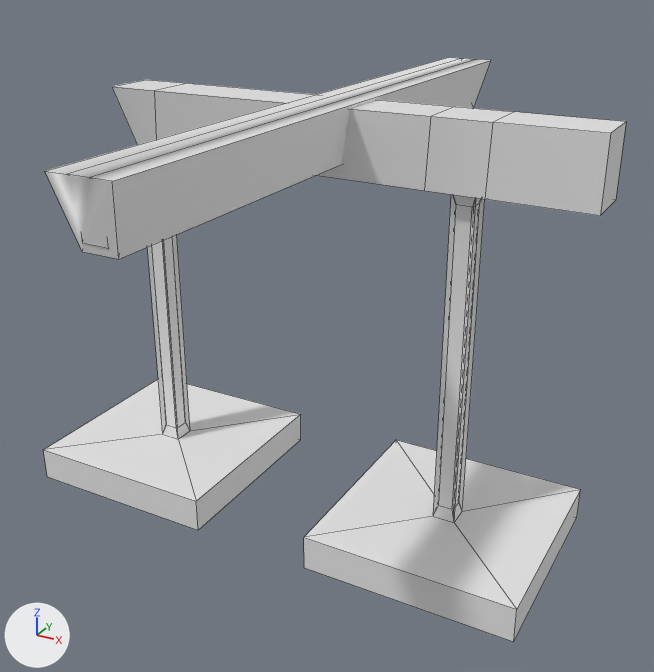
The FBX model Marks Unleashed/Assets/Models/plataformas.fbx as it was, and as the next commit left it.
Rendered twice from a 50 mm lens placed at (6.2, -3.65, 5.63), pointed at (2.08, 3.84, 1.89). The lights are fixed; the arrows at lower left show +X, +Y and +Z. The first picture is the older version. Mesh edges are drawn as thin lines.

Before the edit, the objects in view are built like this:
```python
me_cube_006 = bpy.data.meshes.new('Cube.006')
me_cube_006.from_pydata(...)  # 16 vertices, 15 faces; spans x -0.28..0.28, y -3.4..3.4, z -0.28..0.28
me_cube_008 = bpy.data.meshes.new('Cube.008')
me_cube_008.from_pydata(...)  # 80 vertices, 75 faces; spans x -3.08..2.74, y -1.09..1.09, z -2.11..2.32
# before: 12 (-2.26, -0.27, 2.32) at pixel (111, 86), 13 (-2.26, 0.27, 2.32) at pixel (146, 79)
# before: 20 (2.74, 0.27, 2.32) at pixel (626, 121), 21 (2.74, -0.27, 2.32) at pixel (610, 133), 22 (2.74, 0.27, 1.66) at pixel (615, 200), 23 (2.74, -0.27, 1.66) at pixel (600, 215), 53 (1.79, 0.27, 2.32) at pixel (514, 111)
# before: 77 (1.76, -0.24, 1.66) at pixel (485, 199), 78 (1.79, -0.27, 2.32) at pixel (493, 122), 79 (1.76, 0.24, 1.66)
ob_mecanismo_que_mueve = bpy.data.objects.new('Mecanismo que mueve', me_cube_006)
ob_mecanismo_que_mueve.location = (2.19, 3.86, 4.01)
ob_plataforma_de_2 = bpy.data.objects.new('Plataforma de 2', me_cube_008)
ob_plataforma_de_2.location = (1.98, 3.86, 1.93)
```
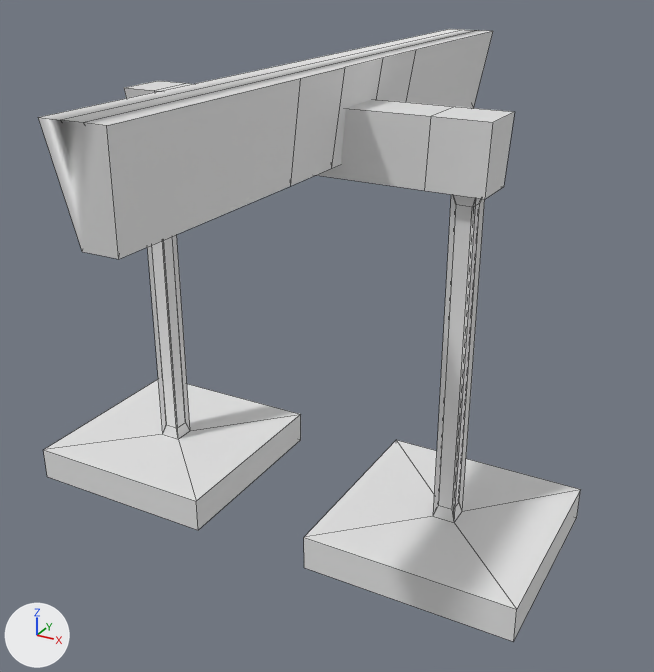
Location of each change, (x1, y1, x2, y2) in pixels of the pictures (654 x 672 px; the box of a moved part takes in the faces that stretch with it):
'Plataforma de 2', reshaped (8% narrower): before (43, 80, 626, 642); after (43, 81, 581, 642)
'Mecanismo que mueve', reshaped (14% taller): before (45, 57, 491, 259); after (38, 29, 493, 259)
part 1 of me_cube_008, moved or reshaped: before (112, 80, 187, 145); after (124, 81, 187, 98)
part 2 of me_cube_008, cut back: before (485, 112, 626, 216); after (485, 112, 514, 199)
part 3 of me_cube_006, reshaped: before (90, 59, 491, 242); after (84, 30, 493, 242)

What changed in the scene script:
```text
Change me_cube_006:
    used by ob_mecanismo_que_mueve; location = (2.19, 3.86, 4.01)
    remove me_cube_006.from_pydata(...)  # 16 vertices, 15 faces; spans x -0.28..0.28, y -3.4..3.4, z -0.28..0.28
    add me_cube_006.from_pydata(...)  # 28 vertices, 23 faces; spans x -0.28..0.28, y -3.4..3.4, z -0.28..0.61
    me_cube_006 part 3
    4 faces are deleted
    8 vertices in x -0.28..0.28, y -3.4..3.4, z 0.28 move by (0.0, 0.0, 0.33)
    12 vertices are added at x 0.09..0.28, y -1.14..1.13, z -0.28..0.61
    12 new faces join them
Change me_cube_008:
    used by ob_plataforma_de_2; location = (1.98, 3.86, 1.93)
    verts and faces of me_cube_008; kept vertices keep their numbers, new ones are numbered from 80
    remove me_cube_008.from_pydata(...)  # 80 vertices, 75 faces; spans x -3.08..2.74, y -1.09..1.09, z -2.11..2.32
    add me_cube_008.from_pydata(...)  # 76 vertices, 71 faces; spans x -3.08..2.61, y -1.09..1.09, z -2.11..2.32
    me_cube_008 part 1
    add verts[12] = (-2.1, -0.27, 2.32)  # moved, pixel (123, 87)
    add verts[13] = (-2.1, 0.27, 2.32)  # moved, pixel (158, 80)
    me_cube_008 part 2
    add delete_vertices([*range(20, 24)])  # with the faces that use them
    add faces += [(53, 78, 77, 79)]
```
